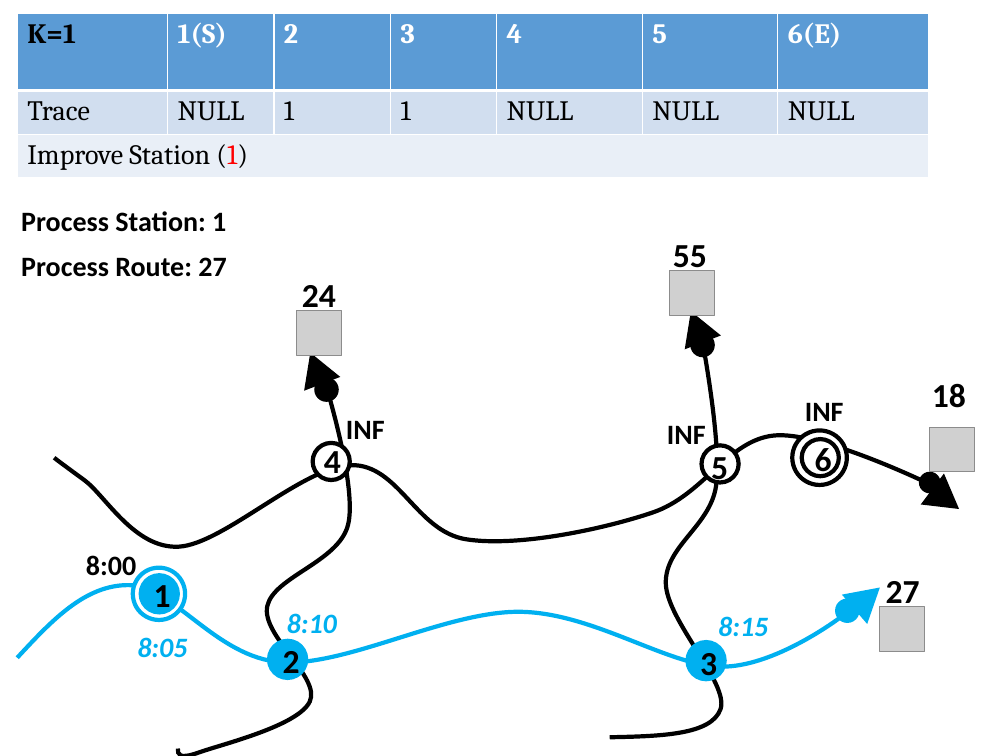
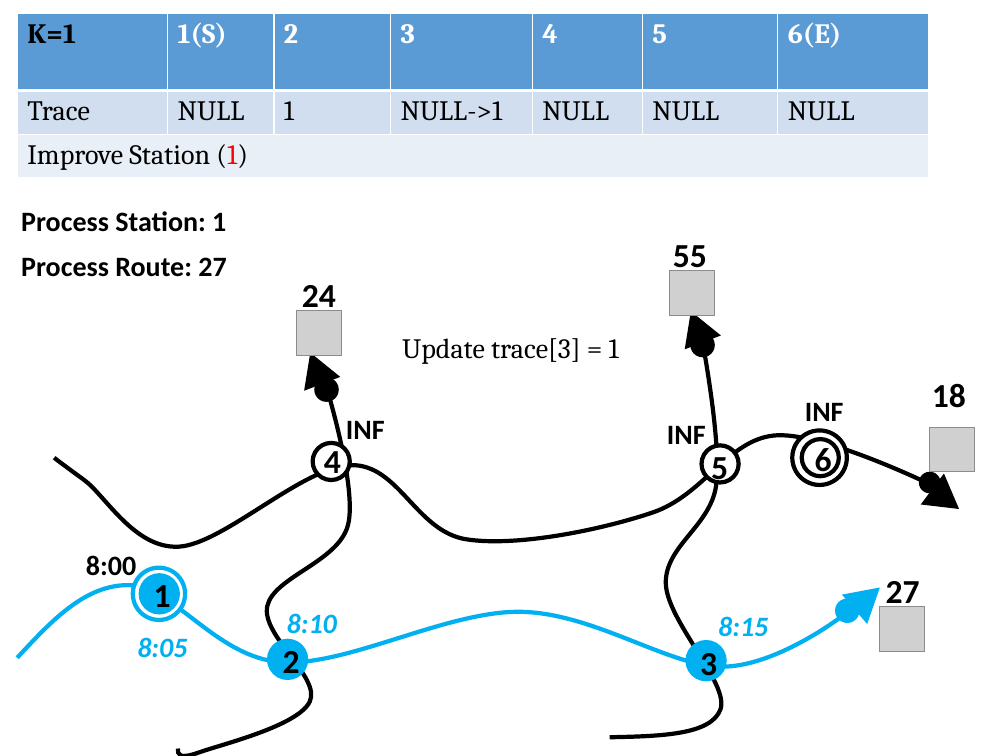
Before and after one commit to hqt/street-router, a slide deck: slide 26 of Document/presentation/bus/4 raptor new.pptx (slide 27 before the commit). Drawn at 1008x756 pixels with LibreOffice and Linux fonts; fonts in the diff are those of the drawing; grey boxes stand for pictures. Boxes give left, top, right and bottom in pixels: in the first picture for what was removed or moved away, otherwise in the second. Text is boxed around its words. In the diff, an @@ line names an element or a change of style, - is before the commit and + after.

```diff
--- a/Document/presentation/bus/4 raptor new.pptx
+++ b/Document/presentation/bus/4 raptor new.pptx
@@ table at (x1=17, y1=13, x2=927, y2=177) @@
-row 2, column 4: 1
+row 2, column 4: NULL->1
@@ text added at (x1=402, y1=338, x2=619, y2=364), 20 pt, text #000000 @@
+Update trace[3] = 1
```
Also in this commit, not shown: 31 other slides changed, 4 slides added, 2 slides removed, 13 other files.
